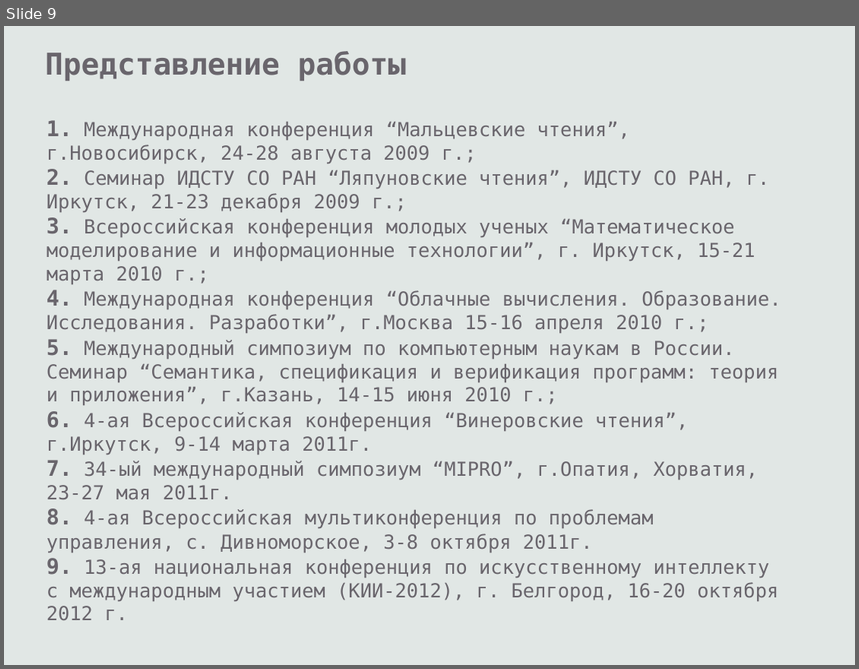
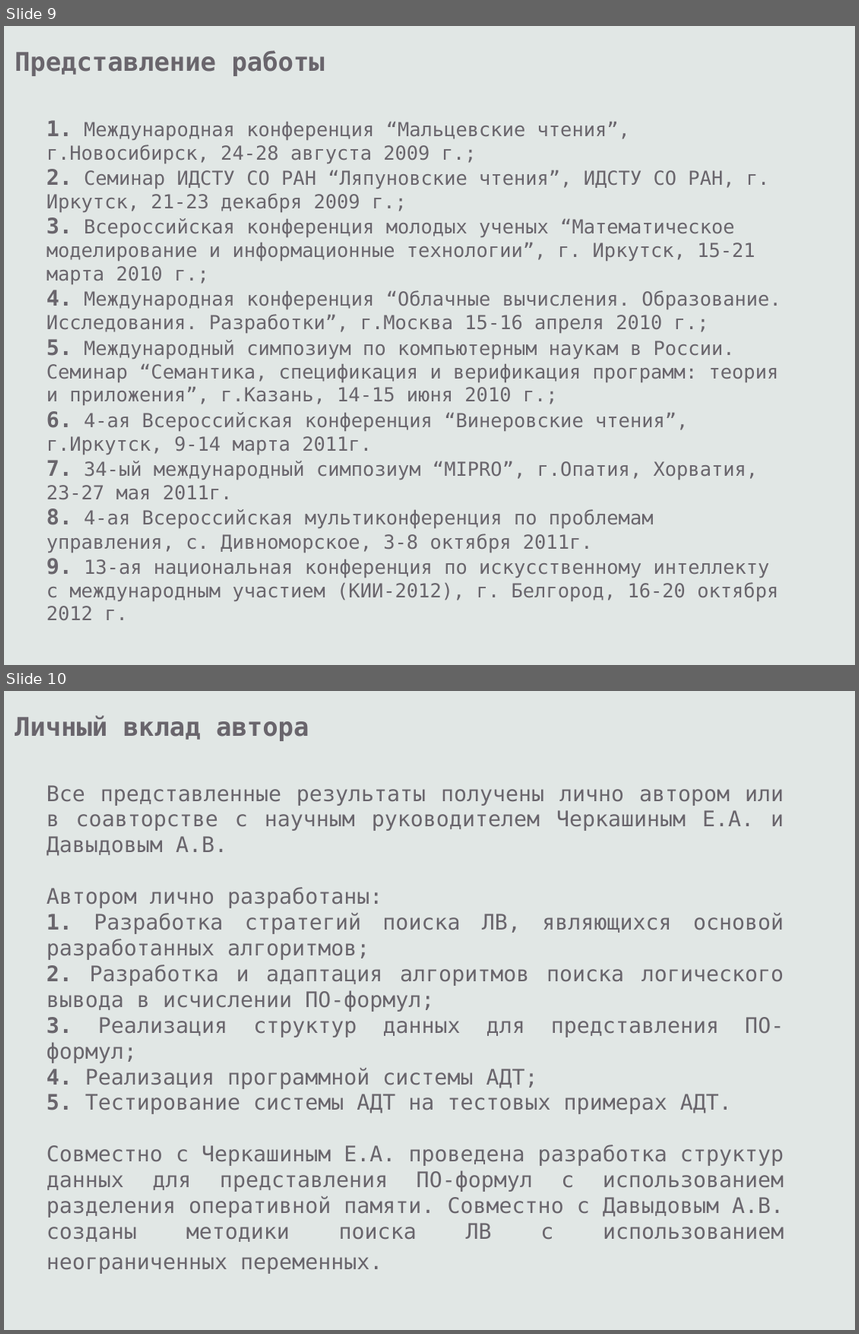
Before and after one commit to eugeneai/prisnif, a slide deck: brick/pres/pacman.odp. Shown one above the other, each under a label of ours: slide 9 before the commit, slides 9 and 10 after it. The pictures are 859x669 and 859x1334 pixels, drawn with LibreOffice and Linux fonts; fonts in the diff are those of the drawing. Boxes give left, top, right and bottom in pixels: in the first picture for what was removed or moved away, otherwise in the second. Text is boxed around its words. In the diff, an @@ line names an element or a change of style, - is before the commit and + after.

```diff
--- a/brick/pres/pacman.odp
+++ b/brick/pres/pacman.odp
@@ slide 10 added at [4, 691, 855, 1330], background #E1E7E5 @@
@@ text added at [15, 715, 309, 741], 24 pt, text #69656C, bold @@
+Личный вклад автора
@@ text added at [47, 785, 784, 1274], 20 pt, text #69656C @@
+Все представленные результаты получены лично автором или в соавторстве с научным руководителем Черкашиным Е.А. и Давыдовым А.В.
+Автором лично разработаны:
+1. Разработка стратегий поиска ЛВ, являющихся основой разработанных алгоритмов;
+2. Разработка и адаптация алгоритмов поиска логического вывода в исчислении ПО-формул;
+3. Реализация структур данных для представления ПО-формул;
+4. Реализация программной системы АДТ;
+5. Тестирование системы АДТ на тестовых примерах АДТ.
+Совместно с Черкашиным Е.А. проведена разработка структур данных для представления ПО-формул с использованием разделения оперативной памяти. Совместно с Давыдовым А.В. созданы методики поиска ЛВ с использованием неограниченных переменных.
@@ slide 9 changed as well @@
@@ text "Представление работы": place and size @@
-text "Представление работы" at [45, 51, 407, 81]
+text "Представление работы" at [15, 50, 325, 76]
@@ text "Представление работы" at [15, 50, 325, 76]: size 28 to 24 pt @@
```
Also in this commit, not shown: 8 other slides changed, 8 other slides added, 7 slides removed, 1 other file.
